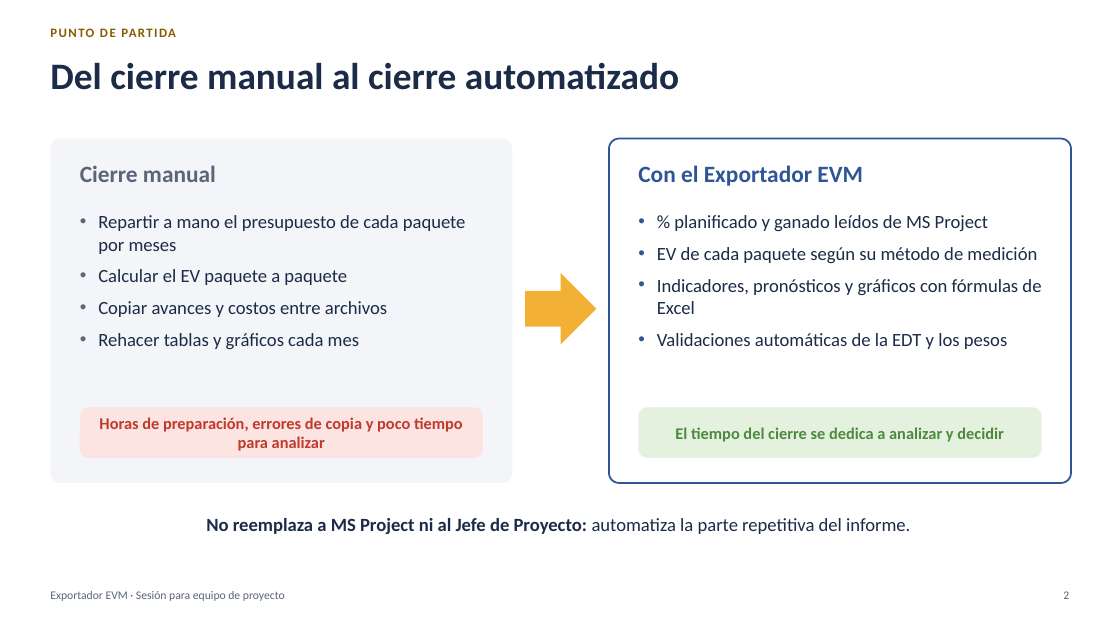
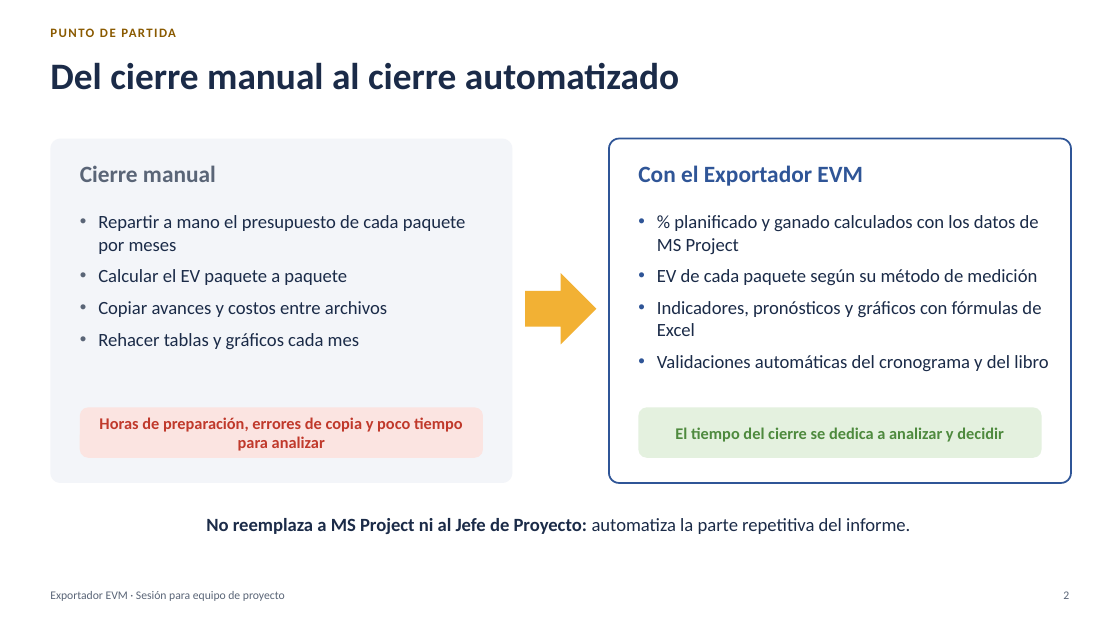
Before and after one commit to MarceloSalazar/evm-automation, a slide deck: slide 2 of docs/presentacion-jefes-de-proyecto.pptx. Drawn at 1120x630 pixels with LibreOffice and Linux fonts; fonts in the diff are those of the drawing. Boxes give left, top, right and bottom in pixels: in the first picture for what was removed or moved away, otherwise in the second. Text is boxed around its words. In the diff, an @@ line names an element or a change of style, - is before the commit and + after.

Commit message:
Revisión de coherencia de la documentación y la presentación
- validar y generar-fichas en el README, el índice, el proceso de reporte,
  el tutorial, varios archivos, multi-empresa, el glosario y la presentación.
- Cierre mensual en el mismo orden en todos los documentos: fecha de estado,
  avance, reprogramación y validar.
- Detalles que no coincidían con el programa: --nivel-max en actualizar,
  valores por defecto de las opciones, códigos de salida de validar, peso de
  las tareas con distribucion = "calendario", feriados con XML, mes 1, filas
  -D, campo Visible después de generar, Cronograma Ganado y análisis de un
  mes anterior.
- Presentación: ejemplo de % Completado con hitos que pesan 100, pestañas
  % PV y % EV, extracto actual de la hoja AC, validar en el proceso; PDF
  regenerado.
- Plantillas de tickets sin --solo ev y con generar-fichas (parte de #18);
  punto de cambio de versión en la plantilla de Pull Request.

```diff
--- a/docs/presentacion-jefes-de-proyecto.pptx
+++ b/docs/presentacion-jefes-de-proyecto.pptx
@@ text at (657,215,1039,254): text changed @@
-• % planificado y ganado leídos de MS Project
+• % planificado y ganado calculados con los datos de MS Project
@@ text at (657,355,1048,371): text changed @@
-• Validaciones automáticas de la EDT y los pesos
+• Validaciones automáticas del cronograma y del libro
```
Also in this commit, not shown: 18 other slides changed, 29 other files.
